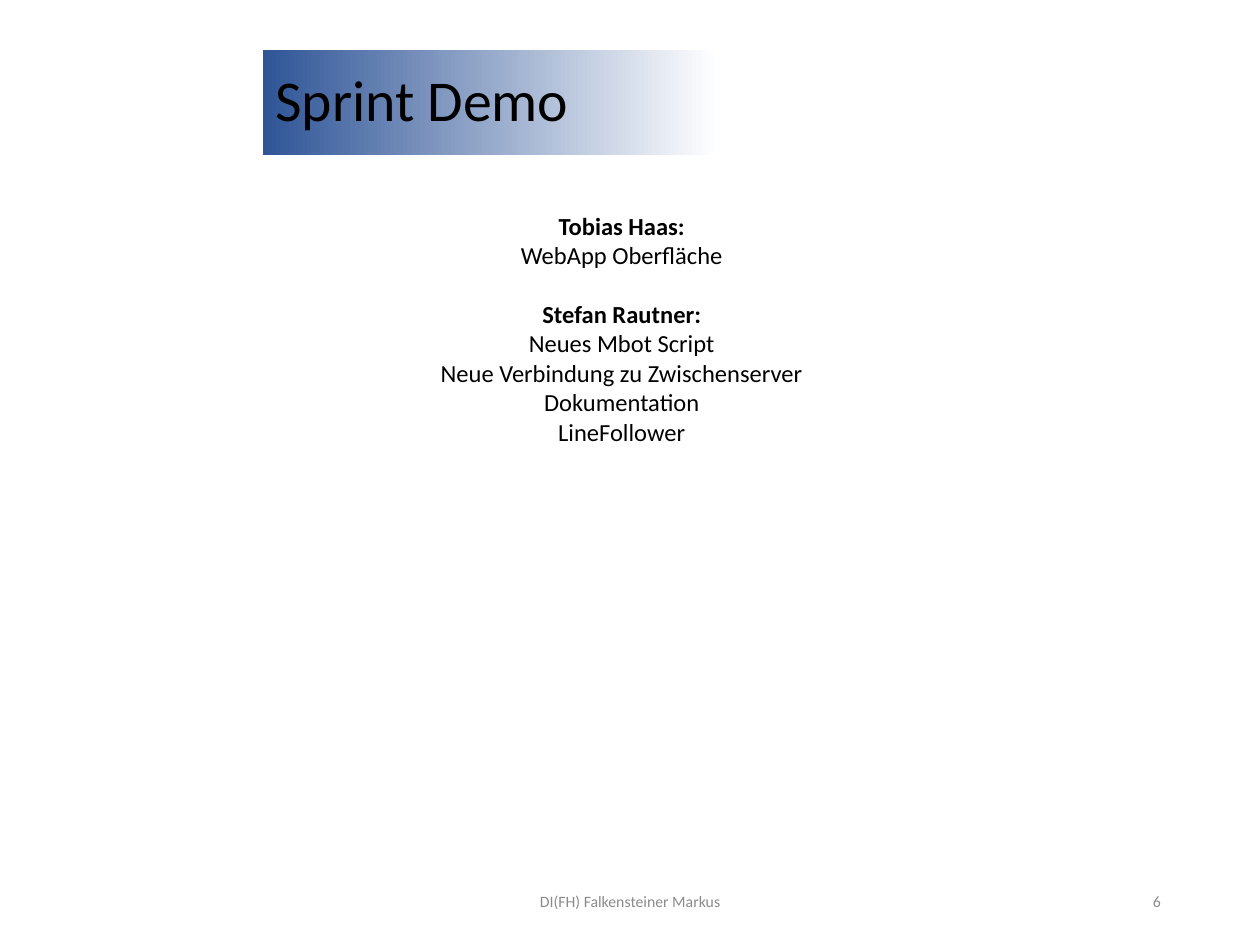
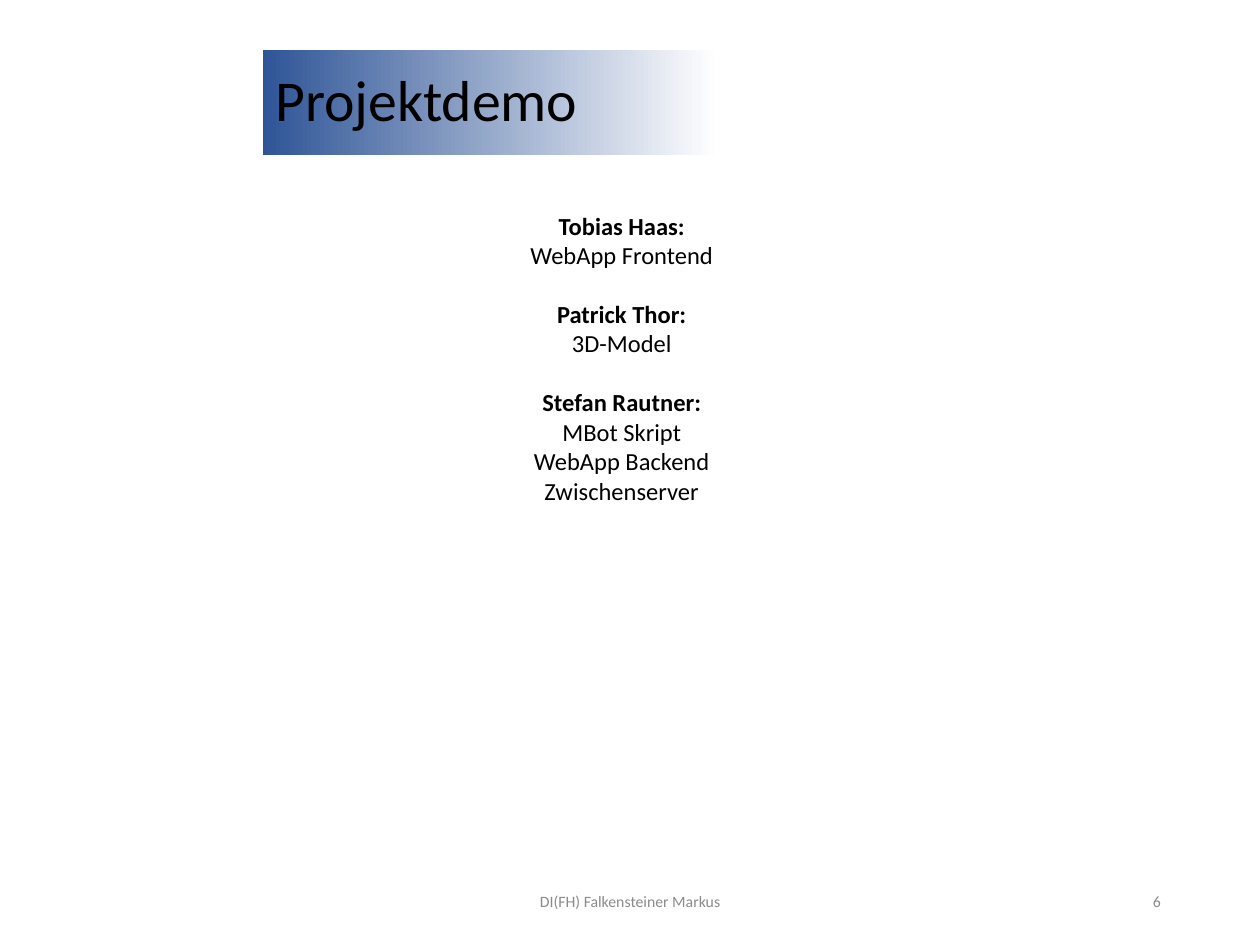
Before and after one commit to StefanRautner/MBotController, a slide deck: slide 6 of Dokumente/SprintReview-5.pptx. Drawn at 1260x945 pixels with LibreOffice and Linux fonts; fonts in the diff are those of the drawing; background and template pictures are left out. Boxes give left, top, right and bottom in pixels: in the first picture for what was removed or moved away, otherwise in the second. Text is boxed around its words. In the diff, an @@ line names an element or a change of style, - is before the commit and + after.

Commit message:
Update SuicidePrevention, LineFollower & Latency

```diff
--- a/Dokumente/SprintReview-5.pptx
+++ b/Dokumente/SprintReview-5.pptx
@@ title at box(275, 73, 577, 134): text changed @@
-Sprint Demo
+Projektdemo
@@ text at box(530, 247, 713, 352): text changed @@
-WebApp Oberfläche
+WebApp Frontend
+Patrick Thor:
+3D-Model
@@ text at box(534, 424, 709, 500): text changed @@
-Neues Mbot Script
-Neue Verbindung zu Zwischenserver
-Dokumentation
-LineFollower
+MBot Skript
+WebApp Backend
+Zwischenserver
```
Also in this commit, not shown: 1 other slide changed, 7 other files.
